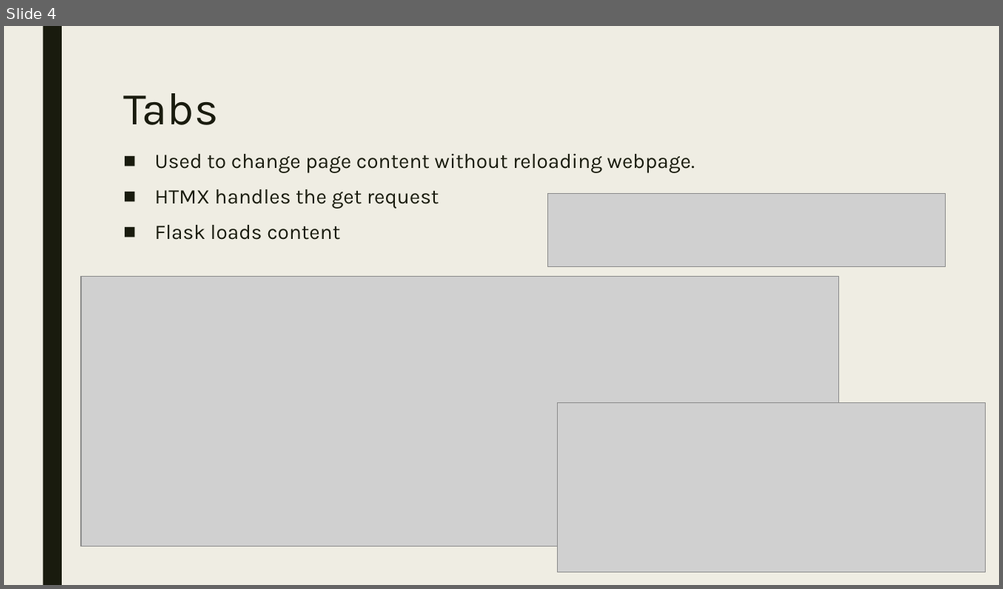
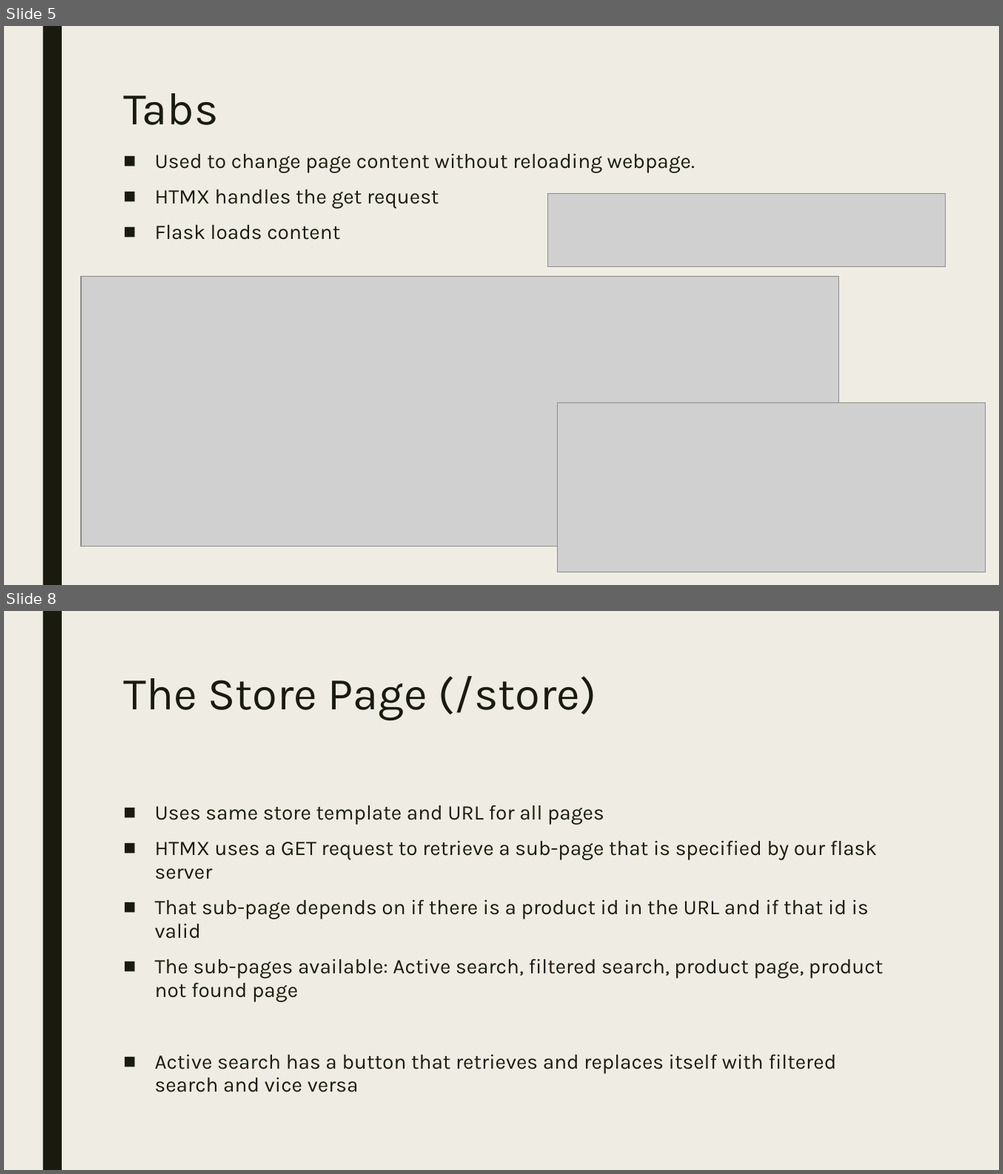
Before and after one commit to jtann5/HTMX, a slide deck: Presentation/HTMX.pptx. Shown one above the other, each under a label of ours: slide 4 before the commit, slides 5 and 8 after it; the slides between them are not shown. The pictures are 1003x589 and 1003x1174 pixels, drawn with LibreOffice and Linux fonts; fonts in the diff are those of the drawing; grey boxes stand for pictures. Boxes give left, top, right and bottom in pixels: in the first picture for what was removed or moved away, otherwise in the second. Text is boxed around its words. In the diff, an @@ line names an element or a change of style, - is before the commit and + after.

```diff
--- a/Presentation/HTMX.pptx
+++ b/Presentation/HTMX.pptx
@@ slide 8 added at (4,611,999,1170), background #EFEDE3; not listed: 1 template element that a slide beside it also shows @@
@@ title added at (123,676,596,721), 44 pt, text #191B0E @@
+The Store Page (/store)
@@ text added at (155,805,882,1093), 20 pt, text #191B0E @@
+■ Uses same store template and URL for all pages
+■ HTMX uses a GET request to retrieve a sub-page that is specified by our flask server
+■ That sub-page depends on if there is a product id in the URL and if that id is valid
+■ The sub-pages available: Active search, filtered search, product page, product not found page
+■ Active search has a button that retrieves and replaces itself with filtered search and vice versa
@@ what was slide 4 is now slide 5 @@
```
Also in this commit, not shown: 3 slides changed, 2 other slides added.
